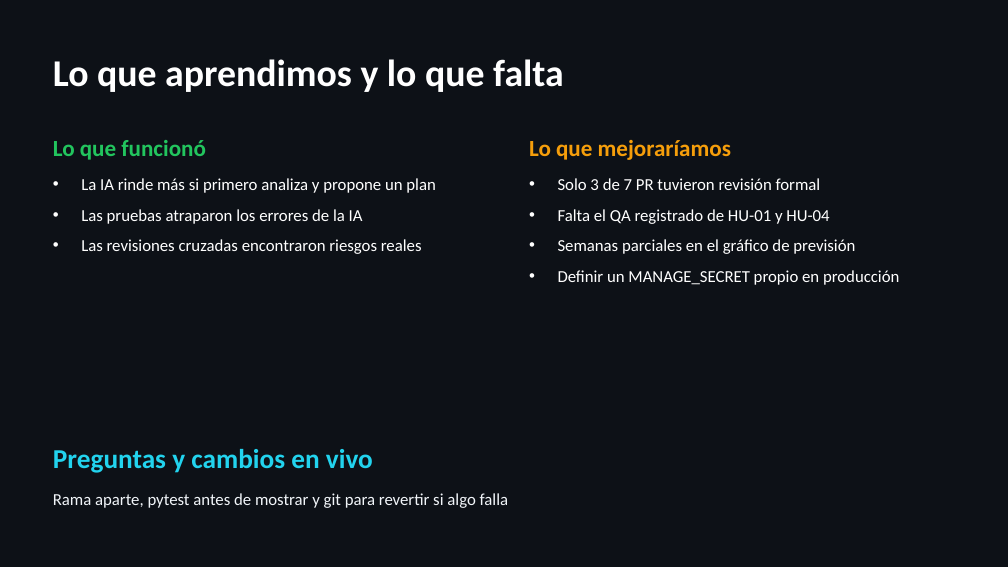
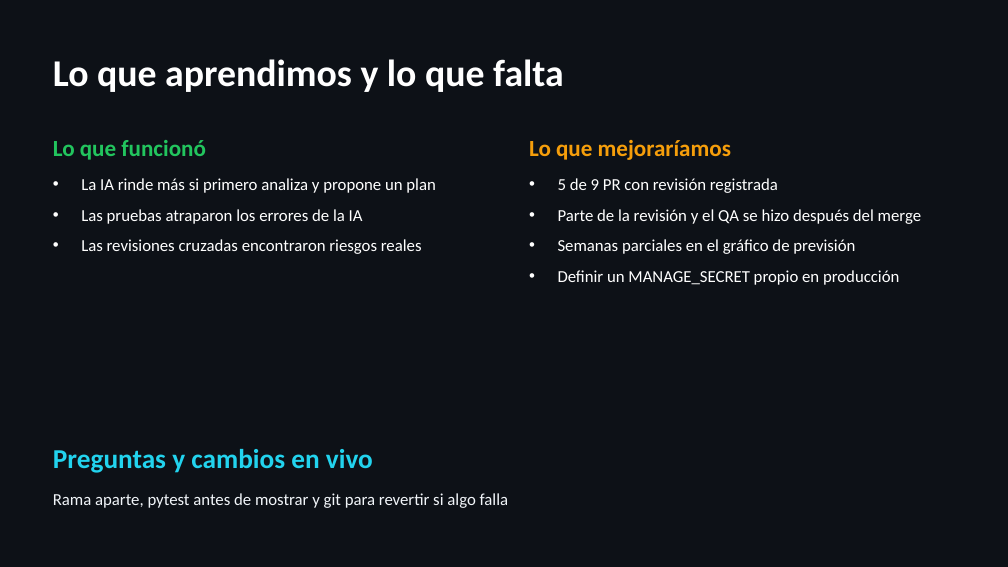
Before and after one commit to kelvinhe04/citafacil, a slide deck: slide 10 of docs/Presentacion_Proyecto1.pptx. Drawn at 1008x567 pixels with LibreOffice and Linux fonts; fonts in the diff are those of the drawing. Boxes give left, top, right and bottom in pixels: in the first picture for what was removed or moved away, otherwise in the second. Text is boxed around its words. In the diff, an @@ line names an element or a change of style, - is before the commit and + after.

```diff
--- a/docs/Presentacion_Proyecto1.pptx
+++ b/docs/Presentacion_Proyecto1.pptx
@@ text at (558,178,921,224): text changed @@
-• Solo 3 de 7 PR tuvieron revisión formal
-• Falta el QA registrado de HU-01 y HU-04
+• 5 de 9 PR con revisión registrada
+• Parte de la revisión y el QA se hizo después del merge
```
Also in this commit, not shown: 3 other slides changed, 2 other files.
